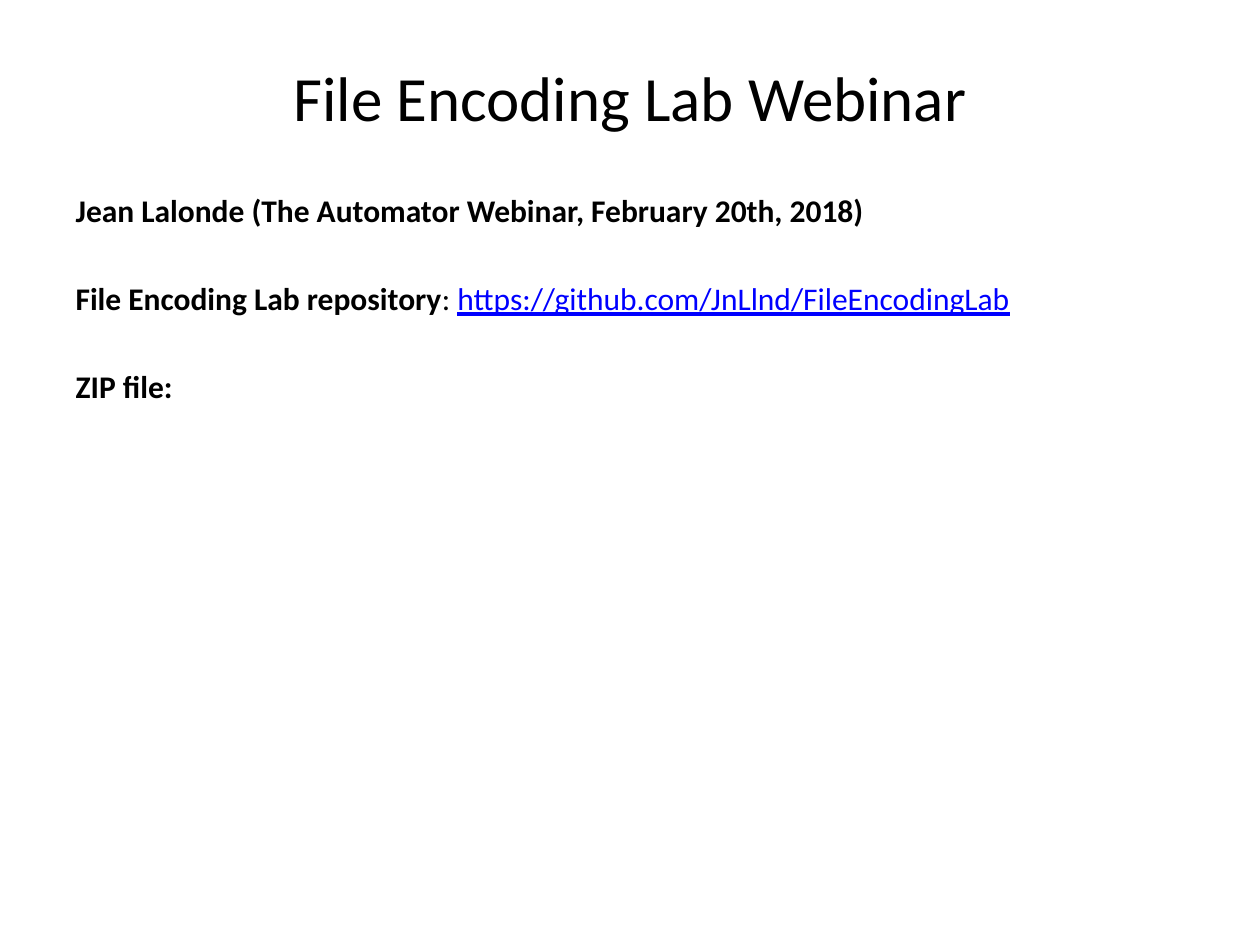
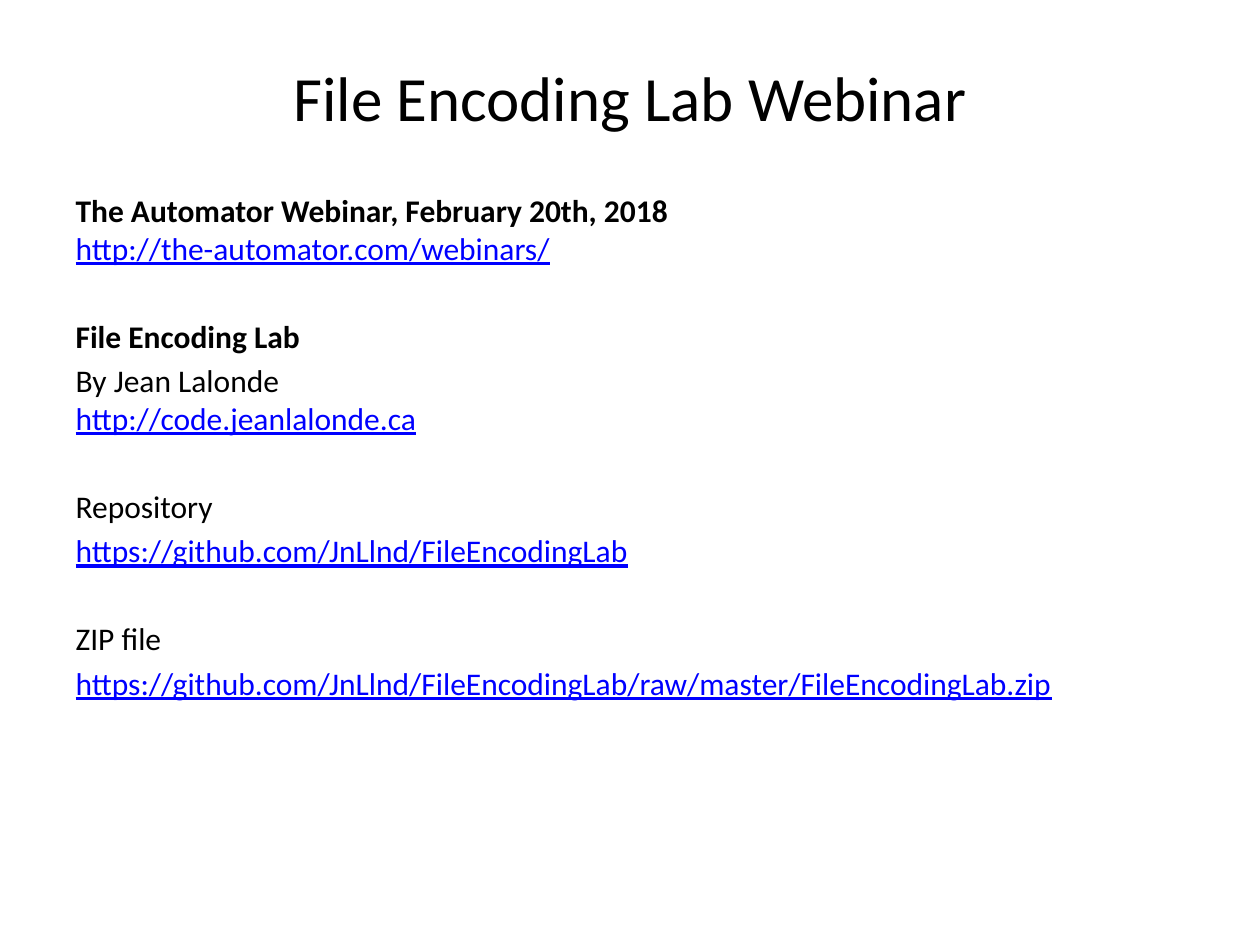
Before and after one commit to JnLlnd/FileEncodingLab, a slide deck: slide 1 of File Encoding Lab Webinar.pptx. Drawn at 1260x945 pixels with LibreOffice and Linux fonts; fonts in the diff are those of the drawing. Boxes give left, top, right and bottom in pixels: in the first picture for what was removed or moved away, otherwise in the second. Text is boxed around its words. In the diff, an @@ line names an element or a change of style, - is before the commit and + after.

```diff
--- a/File Encoding Lab Webinar.pptx
+++ b/File Encoding Lab Webinar.pptx
@@ text at [76,200,1051,701]: text changed; text colour #000000 to #0000FF; bold off @@
-Jean Lalonde (The Automator Webinar, February 20th, 2018)
-File Encoding Lab repository: https://github.com/JnLlnd/FileEncodingLab
-ZIP file:
+The Automator Webinar, February 20th, 2018
+http://the-automator.com/webinars/
+File Encoding Lab
+By Jean Lalonde
+http://code.jeanlalonde.ca
+Repository
+https://github.com/JnLlnd/FileEncodingLab
+ZIP file
+https://github.com/JnLlnd/FileEncodingLab/raw/master/FileEncodingLab.zip
```
Also in this commit, not shown: 1 other slide changed, 1 other file.
